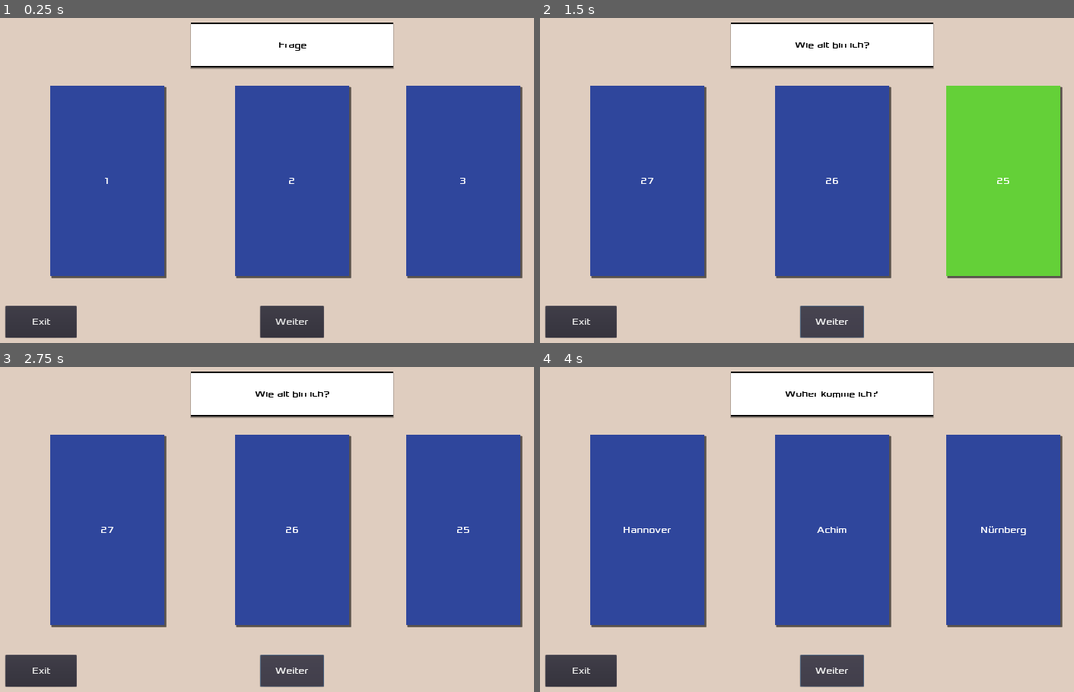
Above: before the commit, frames 1-4 (two rows, left to right).
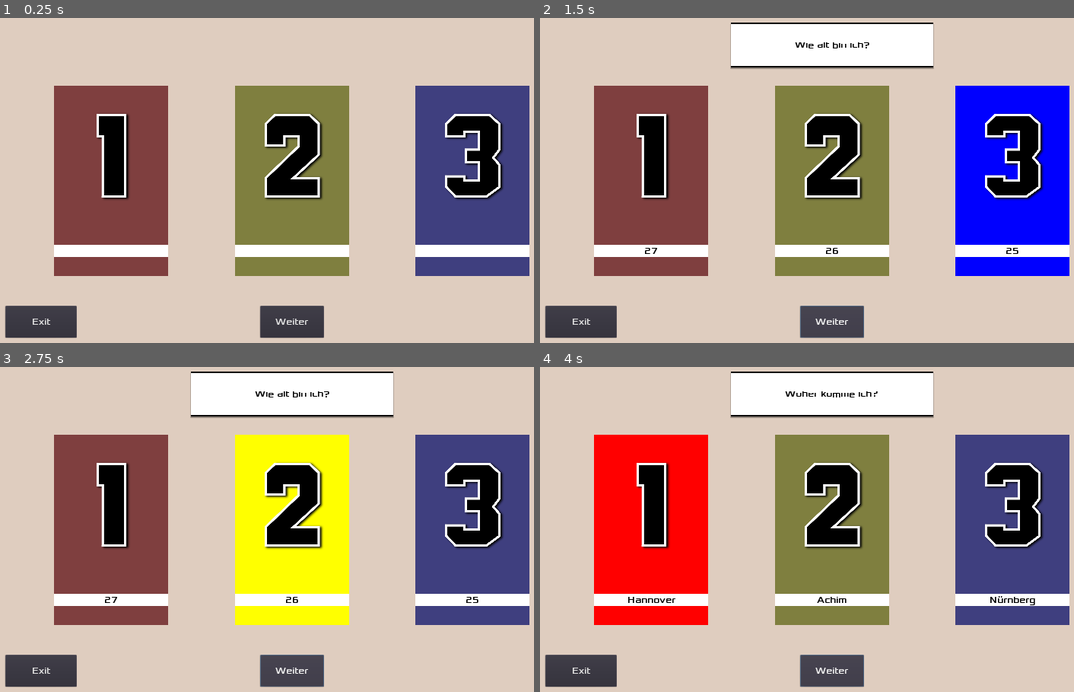
Above: after the commit, the same moments.

Repository: independens/1-2-oder-3
Game: Godot game, scene res://Main.tscn
Same seed, same stepped clock (60 frames per second), same inputs: the game is played once before the commit and once after it.
Inputs:
- Up to frame 1 (0.25 s): no input
- Up to frame 2 (1.5 s): click "Weiter" at 0.5 s; click "Weiter" at 1.25 s
- Up to frame 3 (2.75 s): click "Weiter" at 2 s
- Up to frame 4 (4 s): tap Enter at 2.75 s; tap Space at 3.5 s

The runs differ from the first frame. In frame 1, 45% of the frame differs, in the area x 9-100%, y 1-81%; in frame 2, 40%; in frame 3, 40%; in frame 4, 40%.

Commit message:
improve ui and dmx integration

Diff:
--- /dev/null
+++ b/AnswerOption.gd
@@ -0,0 +1,26 @@
+extends Node2D
+
+export var text: String = ""
+export var highlight: bool = false
+export var highlight_color = Color("65d139")
+export(Texture) var number_texture
+export var default_color = Color("343434")
+export var number: int = 1
+
+func _process(delta):
+	$Text.set_text(text)
+	$Background.set_frame_color(_get_color())
+	$Sprite.set_texture(number_texture)
+
+func set_highlight(value: bool):
+	highlight = value
+	if highlight:
+		get_node("../DMXControl").set_color(number, _get_color())
+	else:
+		get_node("../DMXControl").set_color(number, Color.black)
+
+func _get_color() -> Color:
+	if highlight:
+		return highlight_color
+	else:
+		return default_color
--- /dev/null
+++ b/AnswerOption.tscn
@@ -0,0 +1,79 @@
+[gd_scene load_steps=31 format=2]
+
+[ext_resource path="res://AnswerOption.gd" type="Script" id=1]
+[ext_resource path="res://font.tres" type="DynamicFont" id=2]
+[ext_resource path="res://TextStyle.tres" type="StyleBox" id=3]
+[ext_resource path="res://Numbers/1.png" type="Texture" id=4]
+[ext_resource path="res://looplights/looplights_00025.png" type="Texture" id=5]
+[ext_resource path="res://looplights/looplights_00021.png" type="Texture" id=6]
+[ext_resource path="res://looplights/looplights_00016.png" type="Texture" id=7]
+[ext_resource path="res://looplights/looplights_00015.png" type="Texture" id=8]
+[ext_resource path="res://looplights/looplights_00032.png" type="Texture" id=9]
+[ext_resource path="res://looplights/looplights_00026.png" type="Texture" id=10]
+[ext_resource path="res://looplights/looplights_00017.png" type="Texture" id=11]
+[ext_resource path="res://looplights/looplights_00020.png" type="Texture" id=12]
+[ext_resource path="res://looplights/looplights_00024.png" type="Texture" id=13]
+[ext_resource path="res://looplights/looplights_00012.png" type="Texture" id=14]
+[ext_resource path="res://looplights/looplights_00036.png" type="Texture" id=15]
+[ext_resource path="res://looplights/looplights_00033.png" type="Texture" id=16]
+[ext_resource path="res://looplights/looplights_00019.png" type="Texture" id=17]
+[ext_resource path="res://looplights/looplights_00034.png" type="Texture" id=18]
+[ext_resource path="res://looplights/looplights_00029.png" type="Texture" id=19]
+[ext_resource path="res://looplights/looplights_00027.png" type="Texture" id=20]
+[ext_resource path="res://looplights/looplights_00018.png" type="Texture" id=21]
+[ext_resource path="res://looplights/looplights_00022.png" type="Texture" id=22]
+[ext_resource path="res://looplights/looplights_00030.png" type="Texture" id=23]
+[ext_resource path="res://looplights/looplights_00031.png" type="Texture" id=24]
+[ext_resource path="res://looplights/looplights_00023.png" type="Texture" id=25]
+[ext_resource path="res://looplights/looplights_00028.png" type="Texture" id=26]
+[ext_resource path="res://looplights/looplights_00013.png" type="Texture" id=27]
+[ext_resource path="res://looplights/looplights_00014.png" type="Texture" id=28]
+[ext_resource path="res://looplights/looplights_00035.png" type="Texture" id=29]
+
+[sub_resource type="SpriteFrames" id=1]
+animations = [ {
+"frames": [ ExtResource( 14 ), ExtResource( 27 ), ExtResource( 28 ), ExtResource( 8 ), ExtResource( 7 ), ExtResource( 11 ), ExtResource( 21 ), ExtResource( 17 ), ExtResource( 12 ), ExtResource( 6 ), ExtResource( 22 ), ExtResource( 25 ), ExtResource( 13 ), ExtResource( 5 ), ExtResource( 10 ), ExtResource( 20 ), ExtResource( 26 ), ExtResource( 19 ), ExtResource( 23 ), ExtResource( 24 ), ExtResource( 9 ), ExtResource( 16 ), ExtResource( 18 ), ExtResource( 29 ), ExtResource( 15 ) ],
+"loop": true,
+"name": "default",
+"speed": 25.0
+} ]
+
+[node name="AnswerOption" type="Node2D"]
+script = ExtResource( 1 )
+default_color = Color( 0.619608, 0.619608, 0.619608, 1 )
+
+[node name="Background" type="ColorRect" parent="."]
+margin_right = 360.0
+margin_bottom = 600.0
+color = Color( 0.203922, 0.203922, 0.203922, 1 )
+__meta__ = {
+"_edit_use_anchors_": false
+}
+
+[node name="Sprite" type="Sprite" parent="."]
+position = Vector2( 180.25, 220.25 )
+scale = Vector2( 0.33287, 0.33287 )
+texture = ExtResource( 4 )
+
+[node name="Text" type="Label" parent="."]
+margin_top = 501.0
+margin_right = 360.0
+margin_bottom = 539.0
+custom_styles/normal = ExtResource( 3 )
+custom_fonts/font = ExtResource( 2 )
+custom_colors/font_color = Color( 0, 0, 0, 1 )
+text = "Test"
+align = 1
+valign = 1
+autowrap = true
+__meta__ = {
+"_edit_use_anchors_": false
+}
+
+[node name="AnimatedSprite" type="AnimatedSprite" parent="."]
+visible = false
+position = Vector2( 179.875, 276.942 )
+scale = Vector2( 0.662818, 0.662818 )
+frames = SubResource( 1 )
+frame = 23
+playing = true
--- a/DMX Control.gd
+++ b/DMX Control.gd
@@ -7,20 +7,13 @@
 	peer = PacketPeerUDP.new()
 	peer.connect_to_host("127.0.0.1", 7700)
 
-func call_questions():
-	_send_packet("/questions", 255)
+func call_alarm():
+	_send_packet("/alarm", 255)
 
-func _call_blank():
-	_send_packet("/clear", 255)
-
-func call_answer_1():
-	_send_packet("/answer/1", 255)
-
-func call_answer_2():
-	_send_packet("/answer/2", 255)
-
-func call_answer_3():
-	_send_packet("/answer/3", 255)
+func set_color(number: int, color: Color):
+	_send_packet("/field/%s/r" % number, color.r8)
+	_send_packet("/field/%s/g" % number, color.g8)
+	_send_packet("/field/%s/b" % number, color.b8)
 
 func _send_packet(addr: String, value: int):
 	print("Sending packet ", addr, " ", value)
--- a/Main.gd
+++ b/Main.gd
@@ -3,7 +3,8 @@
 onready var file = 'res://Questions.csv'
 var question_list = []
 var answer
-onready var default_stylebox = $Antwort1.get_stylebox("normal")
+var timer
+var previous_highlighted_answer = -1
 
 var state = State.Title
 
@@ -17,11 +18,13 @@
 func _ready():
 	randomize()
 	load_questions()
+	$Timer.connect("timeout", self, "_on_timer")
+	$Question.hide()
 
 func new_round():
-	$Antwort1.add_stylebox_override("normal", default_stylebox)
-	$Antwort2.add_stylebox_override("normal", default_stylebox)
-	$Antwort3.add_stylebox_override("normal", default_stylebox)
+	$Antwort1.highlight = false
+	$Antwort2.highlight = false
+	$Antwort3.highlight = false
 	var question_data = rand_question()
 	var q_text = question_data[0]
 	$Question.text = q_text
@@ -30,7 +33,7 @@
 	$Antwort3.text = question_data[3]
 	answer = question_data[4]
 	print(question_data[0])
-	$DMXControl.call_questions()
+	$Timer.start()
 
 func load_questions():
 	var f = File.new()
@@ -49,20 +52,17 @@
 	return question
 
 func show_answer():
-	var answer_label
+	$Timer.stop()
+	_clear_colors()
+	var answer_node
 	if answer == "1":
-		answer_label = $Antwort1
-		$DMXControl.call_answer_1()
+		answer_node = $Antwort1
 	if answer == "2":
-		answer_label = $Antwort2
-		$DMXControl.call_answer_2()
+		answer_node = $Antwort2
 	if answer == "3":
-		answer_label = $Antwort3
-		$DMXControl.call_answer_3()
-
-	var new_stylebox_normal = answer_label.get_stylebox("normal").duplicate()
-	new_stylebox_normal.set_bg_color(Color("65d139"))
-	answer_label.add_stylebox_override("normal", new_stylebox_normal)
+		answer_node = $Antwort3
+	$DMXControl.call_alarm()
+	answer_node.set_highlight(true)
 
 func _on_Button_pressed():
 	get_node("../").get_tree().quit()
@@ -76,3 +76,18 @@
 	else:
 		new_round()
 		state = State.Question
+
+func _on_timer():
+	_clear_colors()
+	var answer_index = previous_highlighted_answer
+	while answer_index == previous_highlighted_answer:
+		answer_index = randi() % 3
+	_get_answer_by_index(answer_index).set_highlight(true)
+	previous_highlighted_answer = answer_index
+
+func _get_answer_by_index(index):
+	return get_node("Antwort%s" % (index + 1))
+
+func _clear_colors():
+	for i in range(0, 3):
+		_get_answer_by_index(i).set_highlight(false)
--- a/Main.tscn
+++ b/Main.tscn
@@ -1,9 +1,12 @@
-[gd_scene load_steps=8 format=2]
+[gd_scene load_steps=11 format=2]
 
 [ext_resource path="res://font.tres" type="DynamicFont" id=1]
 [ext_resource path="res://Main.gd" type="Script" id=2]
-[ext_resource path="res://AnswersStyle.tres" type="StyleBox" id=3]
 [ext_resource path="res://DMX Control.gd" type="Script" id=4]
+[ext_resource path="res://Numbers/1.png" type="Texture" id=5]
+[ext_resource path="res://AnswerOption.tscn" type="PackedScene" id=6]
+[ext_resource path="res://Numbers/3.png" type="Texture" id=7]
+[ext_resource path="res://Numbers/2.png" type="Texture" id=8]
 
 [sub_resource type="InputEventAction" id=1]
 action = "ui_accept"
@@ -28,7 +31,7 @@
 
 [node name="CanvasLayer" type="CanvasLayer" parent="."]
 
-[node name="Button" type="Button" parent="CanvasLayer"]
+[node name="ExitButton" type="Button" parent="CanvasLayer"]
 margin_left = 56.0
 margin_top = 944.0
 margin_right = 280.0
@@ -39,7 +42,7 @@
 "_edit_use_anchors_": false
 }
 
-[node name="Button2" type="Button" parent="CanvasLayer"]
+[node name="PlayButton" type="Button" parent="CanvasLayer"]
 anchor_left = 0.5
 anchor_top = 1.0
 anchor_right = 0.5
@@ -55,7 +58,7 @@
 "_edit_use_anchors_": false
 }
 
-[node name="ColorRect" type="ColorRect" parent="."]
+[node name="GameBackground" type="ColorRect" parent="."]
 margin_right = 1920.0
 margin_bottom = 1080.0
 color = Color( 0.878431, 0.807843, 0.752941, 1 )
@@ -82,53 +85,31 @@
 "_edit_use_anchors_": false
 }
 
-[node name="Antwort1" type="Label" parent="."]
-margin_left = 197.172
-margin_top = 250.0
-margin_right = 557.172
-margin_bottom = 850.0
-custom_styles/normal = ExtResource( 3 )
-custom_fonts/font = ExtResource( 1 )
-text = "1"
-align = 1
-valign = 1
-autowrap = true
-__meta__ = {
-"_edit_use_anchors_": false
-}
-
-[node name="Antwort2" type="Label" parent="."]
-margin_left = 780.0
-margin_top = 250.0
-margin_right = 1140.0
-margin_bottom = 850.0
-custom_styles/normal = ExtResource( 3 )
-custom_fonts/font = ExtResource( 1 )
-text = "2"
-align = 1
-valign = 1
-autowrap = true
-__meta__ = {
-"_edit_use_anchors_": false
-}
-
-[node name="Antwort3" type="Label" parent="."]
-margin_left = 1320.0
-margin_top = 250.0
-margin_right = 1680.0
-margin_bottom = 850.0
-custom_styles/normal = ExtResource( 3 )
-custom_fonts/font = ExtResource( 1 )
-text = "3"
-align = 1
-valign = 1
-autowrap = true
-__meta__ = {
-"_edit_use_anchors_": false
-}
-
 [node name="DMXControl" type="Node" parent="."]
 script = ExtResource( 4 )
 
-[connection signal="pressed" from="CanvasLayer/Button" to="." method="_on_Button_pressed"]
-[connection signal="pressed" from="CanvasLayer/Button2" to="." method="_on_Button2_pressed"]
+[node name="Antwort1" parent="." instance=ExtResource( 6 )]
+position = Vector2( 210, 250 )
+highlight_color = Color( 1, 0, 0, 1 )
+number_texture = ExtResource( 5 )
+default_color = Color( 0.5, 0.25, 0.25, 1 )
+
+[node name="Antwort2" parent="." instance=ExtResource( 6 )]
+position = Vector2( 780, 250 )
+highlight_color = Color( 1, 1, 0, 1 )
+number_texture = ExtResource( 8 )
+default_color = Color( 0.5, 0.5, 0.25, 1 )
+number = 2
+
+[node name="Antwort3" parent="." instance=ExtResource( 6 )]
+position = Vector2( 1350, 250 )
+highlight_color = Color( 0, 0, 1, 1 )
+number_texture = ExtResource( 7 )
+default_color = Color( 0.25, 0.25, 0.5, 1 )
+number = 3
+
+[node name="Timer" type="Timer" parent="."]
+wait_time = 0.35
+
+[connection signal="pressed" from="CanvasLayer/ExitButton" to="." method="_on_Button_pressed"]
+[connection signal="pressed" from="CanvasLayer/PlayButton" to="." method="_on_Button2_pressed"]
--- a/AnswersStyle.tres
+++ b/TextStyle.tres
@@ -1,11 +1,8 @@
 [gd_resource type="StyleBoxFlat" format=2]
 
 [resource]
-resource_name = "AnswersStyle"
-bg_color = Color( 0.188235, 0.278431, 0.615686, 1 )
+bg_color = Color( 1, 1, 1, 1 )
 border_color = Color( 1, 1, 1, 1 )
 border_blend = true
 corner_detail = 20
-shadow_size = 3
-shadow_offset = Vector2( 5, 5 )
 anti_aliasing_size = 2
--- a/project.godot
+++ b/project.godot
@@ -10,7 +10,6 @@
 
 _global_script_classes=[  ]
 _global_script_class_icons={
-
 }
 
 [application]
Not shown, removed: numbers.svg.import
Not shown, added: AnswerOption.vs
Not shown, changed: Lightshow.qxw
